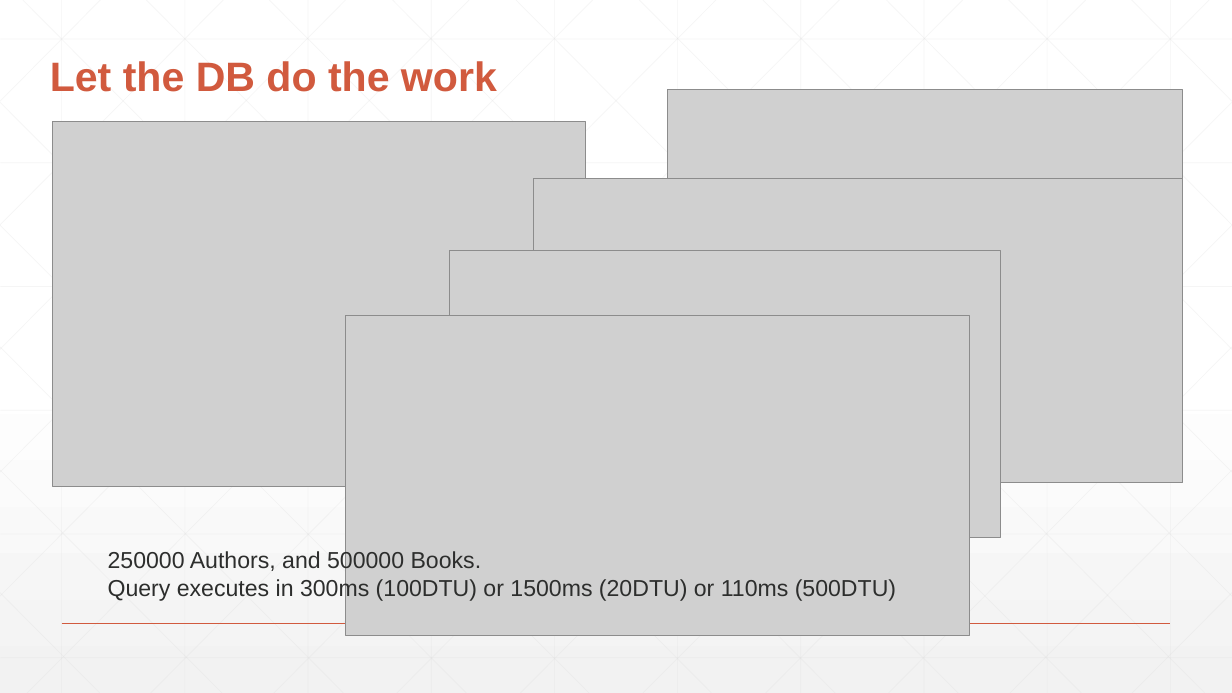
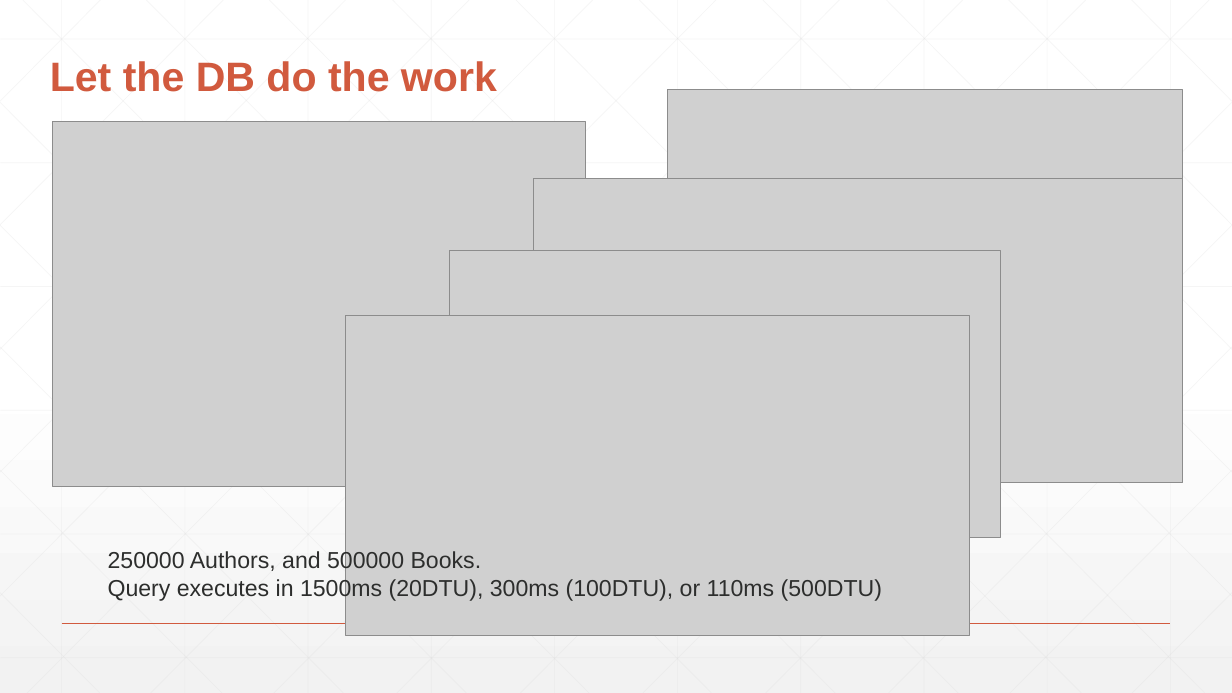
Before and after one commit to djhmateer/Refactoring, a slide deck: slide 25 of Presentation1.pptx. Drawn at 1232x693 pixels with LibreOffice and Linux fonts; fonts in the diff are those of the drawing; grey boxes stand for pictures. Boxes give left, top, right and bottom in pixels: in the first picture for what was removed or moved away, otherwise in the second. Text is boxed around its words. In the diff, an @@ line names an element or a change of style, - is before the commit and + after.

```diff
--- a/Presentation1.pptx
+++ b/Presentation1.pptx
@@ text at bbox=[108, 578, 882, 602]: text changed @@
-Query executes in 300ms (100DTU) or 1500ms (20DTU) or 110ms (500DTU)
+Query executes in 1500ms (20DTU), 300ms (100DTU), or 110ms (500DTU)
```
Also in this commit, not shown: 7 other slides changed.
